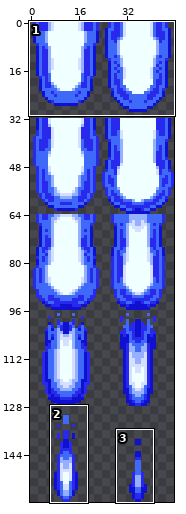
Sprite sheet -- Entities/Spells/StellarCollapse/StellarCollapse.png. The picture above shows the old version from afar; the outline marks the close-up.
Close-up. The starting point:
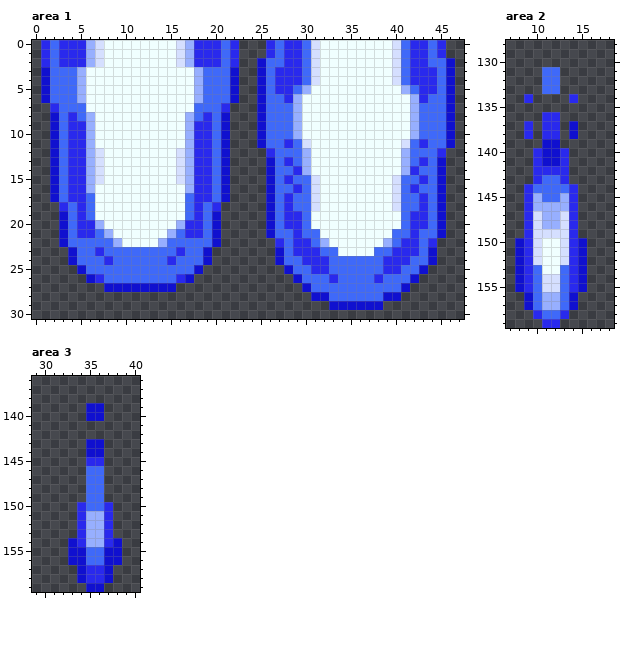
The file is 48x160 pixels. Shown: area 1: x 0..47, y 0..30; area 2: x 7..18, y 128..159; area 3: x 29..40, y 136..159. The commit also changed other parts of the picture, which this record leaves out.
Now the later version:
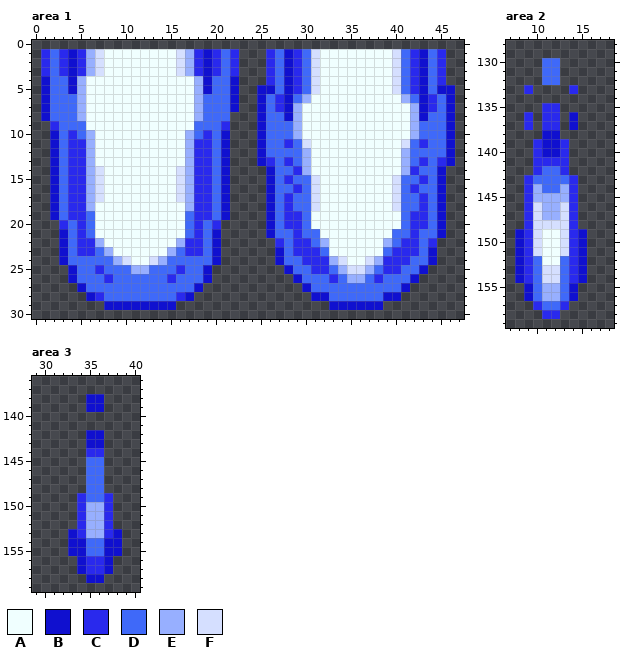
Palette (. is transparent): A #f0ffff  B #1010cf  C #2929ed  D #3f69f9  E #97afff  F #d5dfff
Change:
Changed rows in their new state; - is an unchanged pixel.
Area 1:
first column x 1:
 0 ......................---....................-
 1 ---B--------------B--------B--------------B---
 2 ---B--------------B-----.C-B--------------B-C.
 3 C-CBCEF--------FECBC-C--.CDB--------------BDC.
 4 ---B--------------B-----.CDB--------------BDC.
 5 ---B--------------B------BDBCDF--------FDCBDB-
 6 --------------------------CBDE----------EDBC--
 7 BD--E------------E--DB----CB--------------BC--
 8 BD-DEA----------AED-D------B--------------B---
 9 -C-DDA----------ADD-C-------------------------
10 ----D------------D----------------------------
12 ------A--------A--------BD------------------DB
13 ------A--------A--------BC------------------CB
16 ------F--------F------------------------------
17 -----EF--------FE-----------------------------
18 -BDC-E----------E-CDB-------------------------
19 -BDC--------------CDB-------------------------
20 --C--DA--------AD--C--------------------------
21 -----DAA------AAD-----------------------------
22 ----CCEAA----AAECC----------------------------
23 --BDCCDEAAAAAAEDCCDB------------A----A--------
24 --BD---DEFAAFED---DB------------EFAAFE--------
25 ---BD-C---EE---C-DB--------------EFFE---------
26 ---BDDDC------CDDDB---------------EE----------
27 ----BDDDDDDDDDDDDB----------------------------
28 -----BCDDDDDDDDCB-----------------------------
29 -------BBBBBBBB-------------------------------
Area 2:
first column x 8:
130 ---DD---
133 -C-..-C-
134 -.----.-
135 ---CC---
136 -C----B-
138 -.-BB-.-
139 --C--C--
141 ---CC---
142 ---DD---
143 -CD--DC-
144 --E--E--
145 ---EE---
146 --F--F--
148 ---FF---
149 B--AA--B
152 --D--D--
153 ---FF---
155 .B-EE-B.
157 -.CDDC.-
158 --.CC.--
159 ---..---
Area 3:
first column x 35:
138 BB
140 ..
142 BB
144 CC
145 DD
first column x 33:
149 -C--C-
150 --EE--
153 B----B
154 -BDDB-
156 .-CC-.
158 -.BB.-
159 --..--
Pixel boxes of the changes (left, top, right, bottom) in both close-ups:
changed: (41, 40, 455, 310)
changed: (515, 58, 587, 328)
changed: (68, 394, 122, 592)
